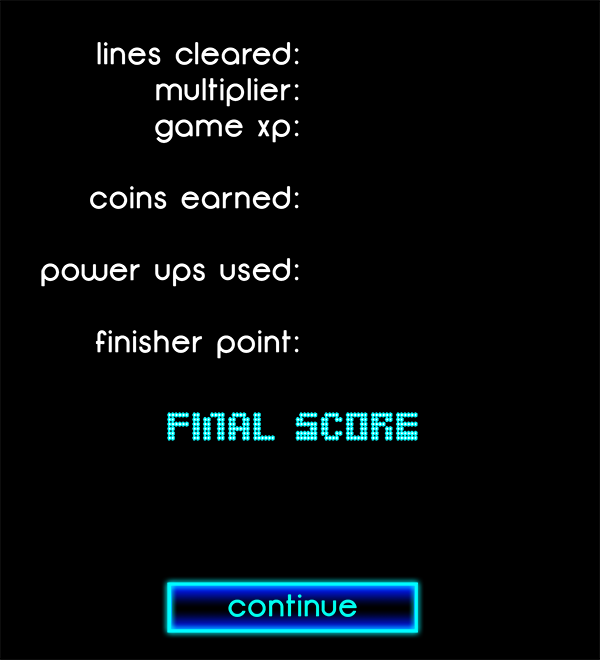
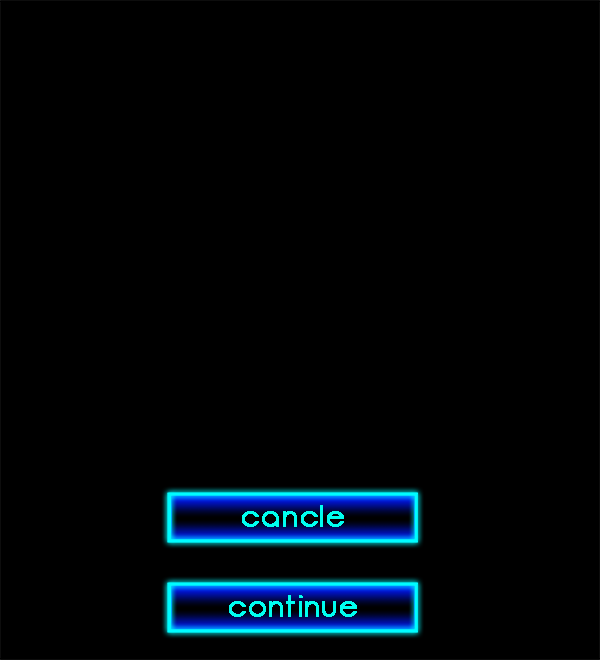
Layers edited between the first and the second 600 × 660 image:
hid group "TXT" (5 layers) over [41, 42, 418, 600]
added group "cancle" (1st of 2, in "popup") with 4 layers in group "popup" over [167, 492, 418, 543]
added layer "cancle" (2nd of 2, in "popup" › "cancle") in group "cancle" over [242, 505, 344, 527]
added layer "Rounded Rectangle 1" (1st of 2, in "popup" › "cancle") in group "cancle" over [167, 492, 418, 543]
added layer "Layer 3" (1st of 2, in "popup" › "cancle") in group "cancle" over [171, 495, 415, 540]
hid "continue copy" (2nd of 2, in "popup" › "continue") over [228, 594, 357, 617]
showed "continue" (2nd of 2, in "popup" › "continue") over [229, 595, 357, 617]
